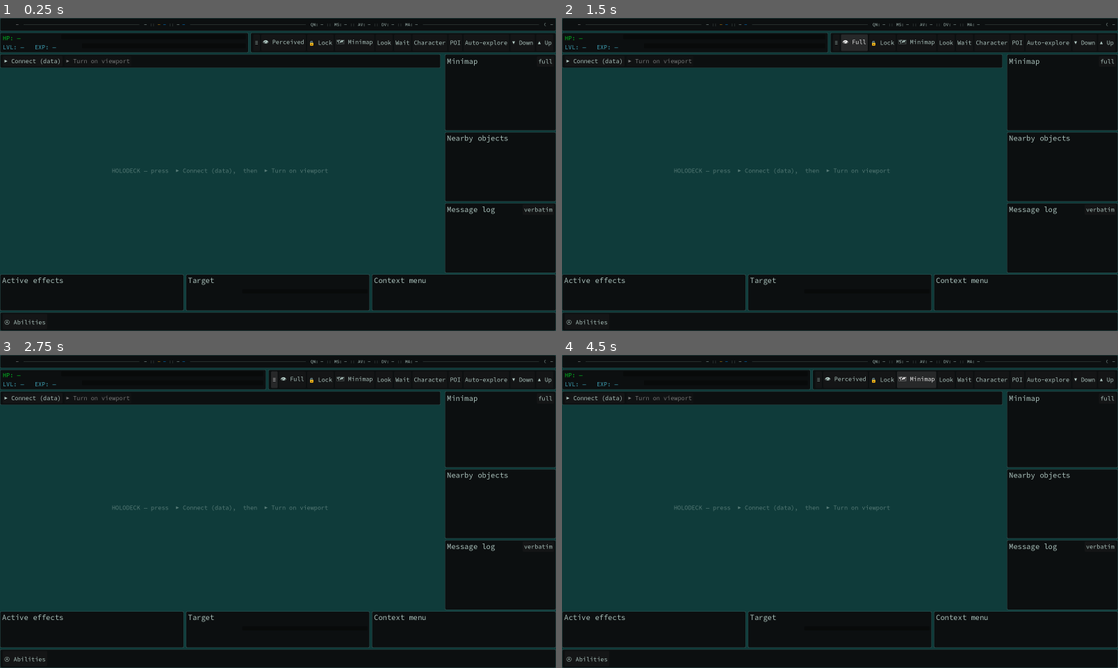
Above: before the commit, frames 1-4 (two rows, left to right).
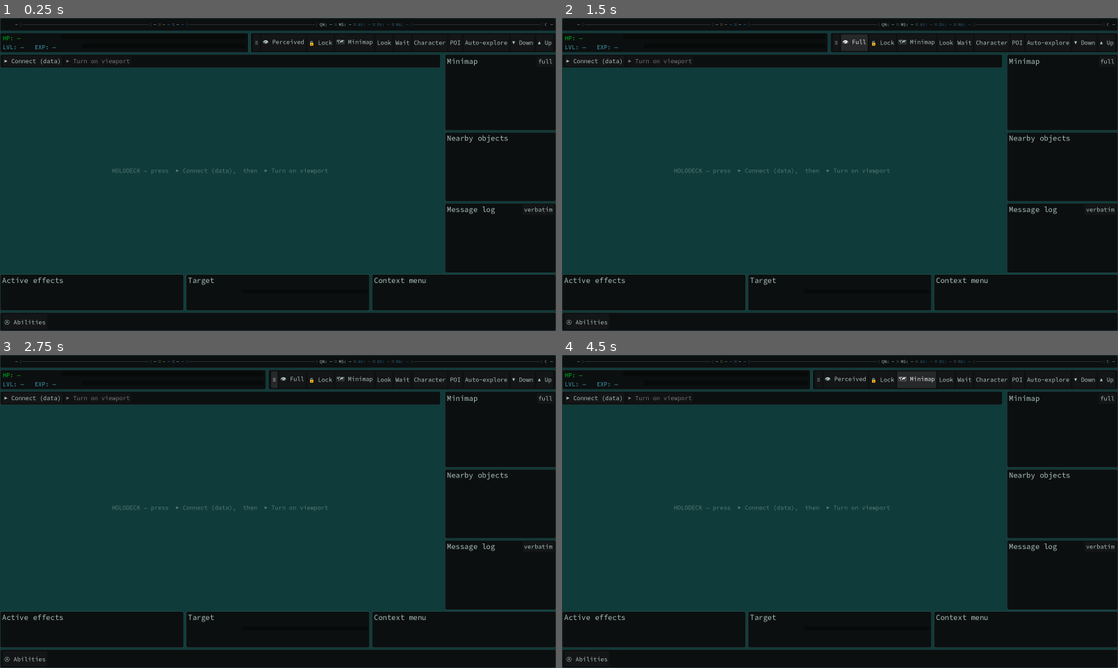
Above: after the commit, the same moments.

Repository: DazzlingDukeOfLazers/raves-of-qud
Game: Godot game, scene res://MainFrame.tscn
The game is run twice, just before and just after one commit, with the same random seed, the same clock (stepped at 60 frames per second) and the same inputs. This scene is started directly instead of the project's main scene.
Inputs:
- Up to frame 1 (0.25 s): no input
- Up to frame 2 (1.5 s): click "≡" at 0.5 s; click "👁 Perceived" at 1.25 s
- Up to frame 3 (2.75 s): click "≡" at 2 s
- Up to frame 4 (4.5 s): click "👁 Full" at 2.75 s; click "🔒 Lock" at 3.5 s; click "🗺 Minimap" at 4.25 s

The runs differ from the first frame. In frame 1, 0.1% of the frame differs, in the area x 2-99%, y 1-3%; in frame 2, 0.1%; in frame 3, 0.1%; in frame 4, 0.1%.

Commit message:
Top row chrome: rule end-caps, 2x2 dot dividers, teal AV/DV/MA
- Separators (#4): each rule now ends in Qud's double vertical bar cap (║────║).
- Dividers (#3): the within-group '::' is Qud's compact 2x2 block of dim squares,
  not text colons; tighten the strip separation to match Qud's spacing.
- Stat colours (#2): AV/DV/MA tint teal (#2b6382), QN/MS stay neutral, as in Qud.

Co-Authored-By: Claude Opus 4.8 <noreply@anthropic.com>

Diff:
--- a/godot/MainFrame.gd
+++ b/godot/MainFrame.gd
@@ -21,6 +21,7 @@
 const COL_THIRST := Color("0096ff")           # B — thirst / water-blue (water is also currency)
 const COL_HP := Color("00c420")               # G — HP bar green
 const COL_EXP := Color("40a4b9")              # c — LVL/EXP bar (dark cyan)
+const COL_STAT_TEAL := Color("2b6382")        # AV/DV/MA — Qud tints these teal-blue (QN/MS stay neutral)
 const COL_DIM := Color(0.69, 0.79, 0.76, 0.45)   # y (grey), dimmed — hints/captions
 const COL_BORDER := Color(0.69, 0.79, 0.76, 0.16) # y (grey), faint — panel edges
 # The character name is NOT the teal `y` default — Qud renders it a desaturated NEUTRAL grey
@@ -236,31 +237,62 @@
 	pb.add_theme_stylebox_override("fill", fills)
 	return pb
 
-# A "::" group separator (Qud's dotted divider between adjacent stats).
-func _dots() -> Label:
-	var l := _text("::", COL_DIM)
-	return l
+# Qud's within-group divider — a compact 2×2 block of dim squares (not text colons).
+func _dots() -> Control:
+	var d := Control.new()
+	var sq := 2
+	var gap := 2
+	var side := sq * 2 + gap
+	d.custom_minimum_size = Vector2(side, side)
+	d.size_flags_vertical = Control.SIZE_SHRINK_CENTER
+	d.mouse_filter = Control.MOUSE_FILTER_IGNORE
+	for iy in range(2):
+		for ix in range(2):
+			var dot := ColorRect.new()
+			dot.color = COL_DIM
+			dot.position = Vector2(ix * (sq + gap), iy * (sq + gap))
+			dot.size = Vector2(sq, sq)
+			dot.mouse_filter = Control.MOUSE_FILTER_IGNORE
+			d.add_child(dot)
+	return d
 
 # An expanding horizontal rule that FILLS the gap between groups, so the bar spreads its groups edge to
-# edge like Qud (name far-left, zone far-right) instead of left-packing them.
+# edge like Qud (name far-left, zone far-right). Qud caps each rule with a DOUBLE vertical bar (║) where
+# it meets a group, so: ║────────║.
 func _rule() -> Control:
-	var c := Control.new()
-	c.size_flags_horizontal = Control.SIZE_EXPAND_FILL
-	c.custom_minimum_size = Vector2(16, 0)
-	c.mouse_filter = Control.MOUSE_FILTER_IGNORE
+	var row := HBoxContainer.new()
+	row.size_flags_horizontal = Control.SIZE_EXPAND_FILL
+	row.custom_minimum_size = Vector2(30, 0)
+	row.add_theme_constant_override("separation", 3)
+	row.mouse_filter = Control.MOUSE_FILTER_IGNORE
+	row.add_child(_rule_cap())
 	var line := ColorRect.new()
 	line.color = COL_BORDER
-	line.anchor_left = 0.0
-	line.anchor_right = 1.0
-	line.anchor_top = 0.5
-	line.anchor_bottom = 0.5
-	line.offset_left = 6
-	line.offset_right = -6
-	line.offset_top = -1
-	line.offset_bottom = 1
+	line.custom_minimum_size = Vector2(8, 2)
+	line.size_flags_horizontal = Control.SIZE_EXPAND_FILL
+	line.size_flags_vertical = Control.SIZE_SHRINK_CENTER
 	line.mouse_filter = Control.MOUSE_FILTER_IGNORE
-	c.add_child(line)
-	return c
+	row.add_child(line)
+	row.add_child(_rule_cap())
+	return row
+
+# The double vertical bar (║) Qud draws where a rule meets a group.
+func _rule_cap() -> Control:
+	var cap := Control.new()
+	var ch := int(round(UiFont.px(get_viewport(), "body") * 0.6))
+	cap.custom_minimum_size = Vector2(4, ch)
+	cap.size_flags_vertical = Control.SIZE_SHRINK_CENTER
+	cap.mouse_filter = Control.MOUSE_FILTER_IGNORE
+	for bx in [0, 3]:
+		var bar := ColorRect.new()
+		bar.color = COL_BORDER
+		bar.anchor_top = 0.0
+		bar.anchor_bottom = 1.0
+		bar.offset_left = bx
+		bar.offset_right = bx + 1
+		bar.mouse_filter = Control.MOUSE_FILTER_IGNORE
+		cap.add_child(bar)
+	return cap
 
 # Colour for a food/water status word, following Qud (good = green, worsening = gold → orange → red).
 const _STATUS_GOOD := ["sated", "overfed", "full", "quenched", "tumescent", "slaked", "watered"]
@@ -286,7 +318,7 @@
 func _row_status() -> Control:
 	var strip := _strip()
 	var h := HBoxContainer.new()
-	h.add_theme_constant_override("separation", 8)
+	h.add_theme_constant_override("separation", 6)   # tight within-group spacing, like Qud
 	strip.add_child(h)
 
 	# Character icon — the player's own tile (filled in from each snapshot's `player` render). Sized
@@ -327,11 +359,11 @@
 	h.add_child(_dots())
 	_l_ms = _text("MS: —"); h.add_child(_l_ms)             # move speed (100 nominal)
 	h.add_child(_dots())
-	_l_av = _text("AV: —"); h.add_child(_l_av)             # attack value
+	_l_av = _text("AV: —", COL_STAT_TEAL); h.add_child(_l_av)   # attack value (teal, as in Qud)
 	h.add_child(_dots())
-	_l_dv = _text("DV: —"); h.add_child(_l_dv)             # defense value
+	_l_dv = _text("DV: —", COL_STAT_TEAL); h.add_child(_l_dv)   # defense value (teal)
 	h.add_child(_dots())
-	_l_ma = _text("MA: —"); h.add_child(_l_ma)             # mental armor
+	_l_ma = _text("MA: —", COL_STAT_TEAL); h.add_child(_l_ma)   # mental armor (teal)
 
 	h.add_child(_rule())
 	_daynight = _text("☾")                                 # day/night — sun/moon glyph
